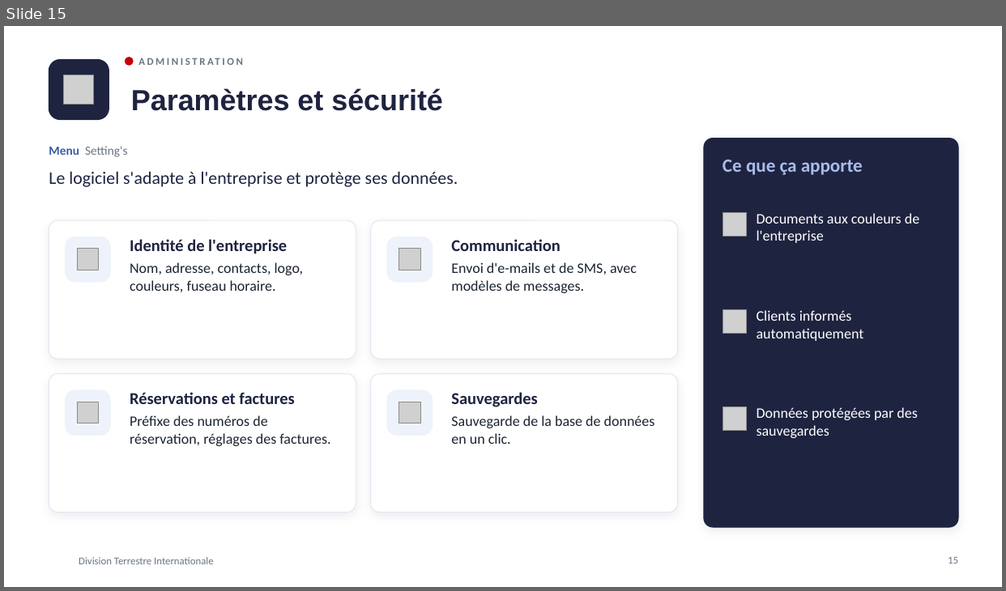
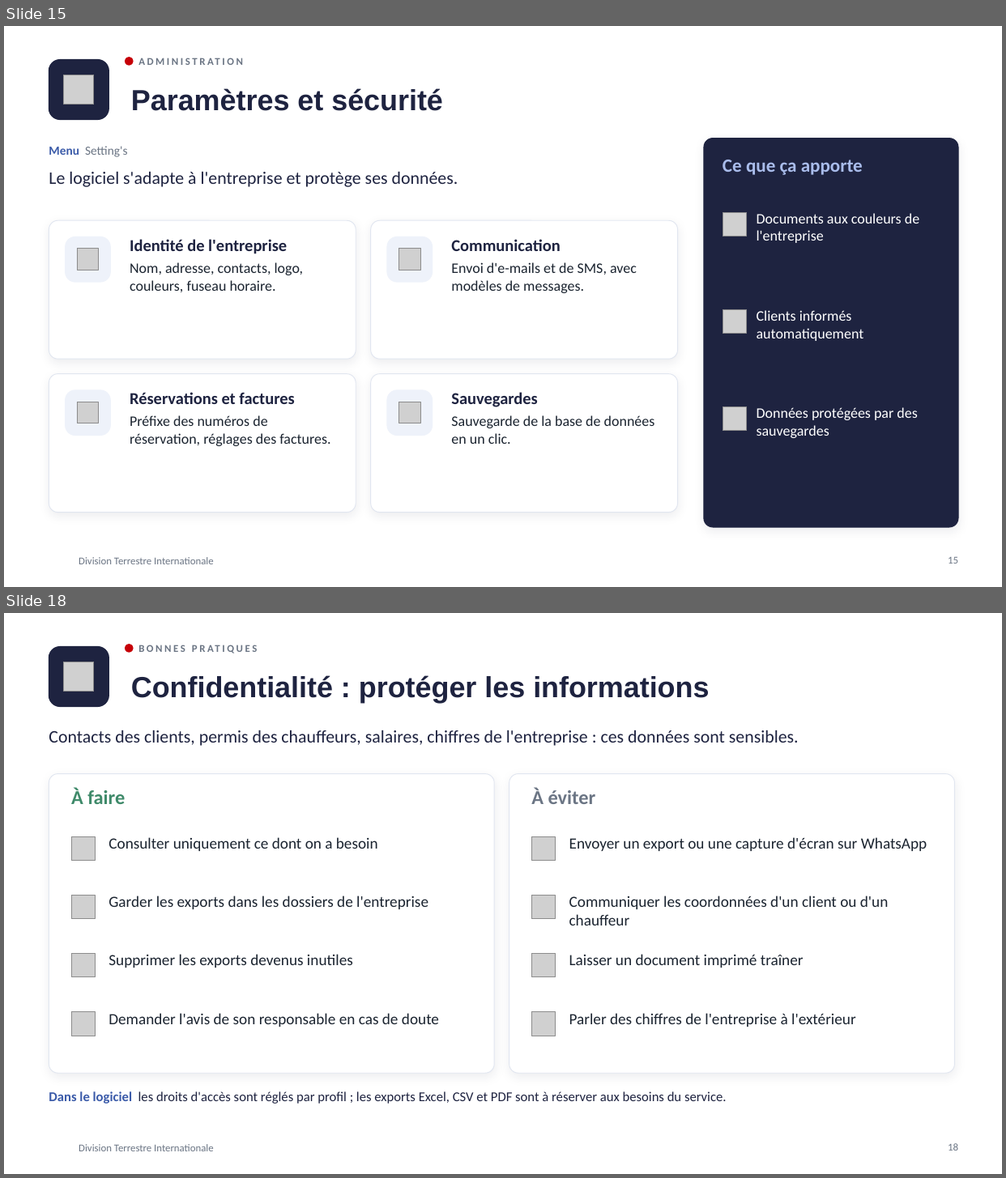
Before and after one commit to meledjearmel/portfolio-assets, a slide deck: formations/dti/presentation-division-terrestre-internationale.pptx. Shown one above the other, each under a label of ours: slide 15 before the commit, slides 15 and 18 after it; the slides between them are not shown. The pictures are 1006x591 and 1006x1178 pixels, drawn with LibreOffice and Linux fonts; fonts in the diff are those of the drawing; grey boxes stand for pictures; background and template pictures are left out. Boxes give left, top, right and bottom in pixels: in the first picture for what was removed or moved away, otherwise in the second. Text is boxed around its words. In the diff, an @@ line names an element or a change of style, - is before the commit and + after.

```diff
--- a/formations/dti/presentation-division-terrestre-internationale.pptx
+++ b/formations/dti/presentation-division-terrestre-internationale.pptx
@@ slide 18 added at (4,613,1002,1174), background picture (left out); not listed: 1 template element that a slide beside it also shows @@
@@ text added at (138,636,738,661), 10 pt, text #6B7584, bold @@
+BONNES PRATIQUES
@@ rounded rectangle added at (49,647,108,707), fill #1E2340, outline #1E2340 1 pt @@
@@ ellipse added at (126,645,133,652), fill #C60007, outline #C60007 1 pt @@
@@ picture added at (64,662,94,692) @@
@@ title added at (131,675,709,702), 28 pt, text #1E2340, bold @@
+Confidentialité : protéger les informations
@@ text added at (49,730,799,746), 17 pt, text #1E2340 @@
+Contacts des clients, permis des chauffeurs, salaires, chiffres de l'entreprise : ces données sont sensibles.
@@ rounded rectangle added at (49,774,494,1073), fill #FFFFFF, outline #E1E6F0 0.75 pt @@
@@ rounded rectangle added at (509,774,955,1073), fill #FFFFFF, outline #E1E6F0 0.75 pt @@
@@ text added at (71,789,125,804), 19 pt, text #3F8A6A, bold @@
+À faire
@@ text added at (531,789,596,804), 19 pt, text #6B7584, bold @@
+À éviter
@@ picture added at (71,837,96,861) @@
@@ text added at (108,837,378,851), 15 pt, text #1B2430 @@
+Consulter uniquement ce dont on a besoin
@@ picture added at (532,837,556,861) @@
@@ text added at (569,837,927,851), 15 pt, text #1B2430 @@
+Envoyer un export ou une capture d'écran sur WhatsApp
@@ picture added at (71,895,96,919) @@
@@ text added at (108,896,428,909), 15 pt, text #1B2430 @@
+Garder les exports dans les dossiers de l'entreprise
@@ picture added at (532,895,556,919) @@
@@ text added at (569,896,889,926), 15 pt, text #1B2430 @@
+Communiquer les coordonnées d'un client ou d'un chauffeur
@@ picture added at (71,954,96,977) @@
@@ text added at (108,954,353,968), 15 pt, text #1B2430 @@
+Supprimer les exports devenus inutiles
@@ picture added at (532,954,556,977) @@
@@ text added at (569,954,803,968), 15 pt, text #1B2430 @@
+Laisser un document imprimé traîner
@@ picture added at (71,1012,96,1036) @@
@@ text added at (108,1013,439,1027), 15 pt, text #1B2430 @@
+Demander l'avis de son responsable en cas de doute
@@ picture added at (532,1012,556,1036) @@
@@ text added at (569,1013,856,1027), 15 pt, text #1B2430 @@
+Parler des chiffres de l'entreprise à l'extérieur
@@ text added at (49,1092,727,1104), 13 pt, text #1E2340 @@
+Dans le logiciel les droits d'accès sont réglés par profil ; les exports Excel, CSV et PDF sont à réserver aux besoins du service.
@@ page number added at (948,1144,958,1151), 10 pt, text #6B7584 @@
+18
```
Also in this commit, not shown: 1 slide changed, 4 other slides added, 3 slides removed, 1 other file.
